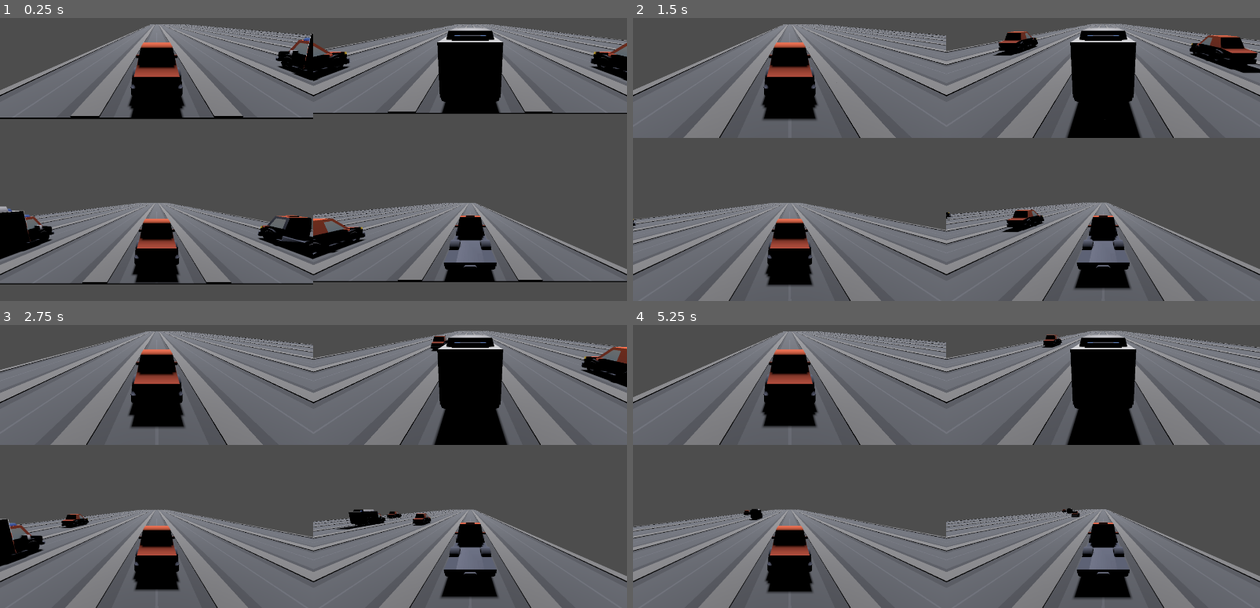
Above: before the commit, frames 1-4 (two rows, left to right).
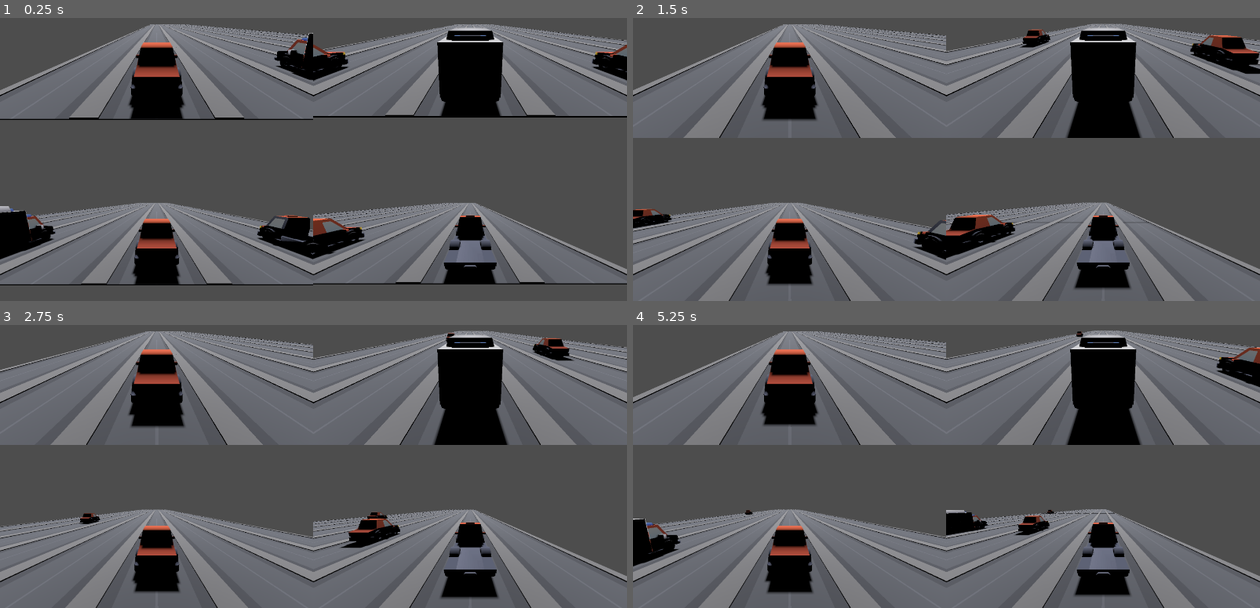
Above: after the commit, the same moments.

Repository: ethanbaedke/Race-Down-Roosevelt
Game: Godot game, scene res://race/race.tscn
Two runs of this game, one before a commit and one after it. Both use one fixed random seed, a clock stepped at 60 frames per second and the inputs below.
Inputs:
- Up to frame 1 (0.25 s): no input
- Up to frame 2 (1.5 s): tap Enter at 0.5 s; hold D 0.53-1.28 s; tap C at 0.6 s; hold A from 1.28 s (still down); tap X at 1.35 s
- Up to frame 3 (2.75 s): release A at 2.03 s; hold D from 2.03 s (still down); tap C at 2.1 s
- Up to frame 4 (5.25 s): tap X at 2.85, 4.35 s; release D at 3.53 s; hold A from 3.53 s (still down); tap C at 3.6, 5.1 s

The runs differ from the first frame. In frame 1, 2.8% of the frame differs, in the area x 0-100%, y 3-95%; in frame 2, 2.7%; in frame 3, 3.1%, in the area x 0-100%, y 2-95%; in frame 4, 2.7%.

Commit message:
Tuned top speed and acceleration values for racer vehicles

Diff:
--- a/race-down-roosevelt/vehicles/racer_vehicles/ambulance.tscn
+++ b/race-down-roosevelt/vehicles/racer_vehicles/ambulance.tscn
@@ -5,8 +5,8 @@
 
 [node name="Ambulance" type="Node3D" unique_id=1093534000]
 script = ExtResource("1_gwnj3")
-top_speed = 13
-acceleration = 3
+top_speed = 18
+acceleration = 6
 durability = 4
 weight = 5
 
--- a/race-down-roosevelt/vehicles/racer_vehicles/deliver_truck_flat.tscn
+++ b/race-down-roosevelt/vehicles/racer_vehicles/deliver_truck_flat.tscn
@@ -5,8 +5,8 @@
 
 [node name="DeliveryTruckFlat" type="Node3D" unique_id=1093534000]
 script = ExtResource("1_alup5")
-top_speed = 1
-acceleration = 5
+top_speed = 15
+acceleration = 7
 durability = 5
 weight = 4
 
--- a/race-down-roosevelt/vehicles/racer_vehicles/firetruck.tscn
+++ b/race-down-roosevelt/vehicles/racer_vehicles/firetruck.tscn
@@ -5,8 +5,8 @@
 
 [node name="Firetruck" type="Node3D" unique_id=1093534000]
 script = ExtResource("1_htnkw")
-top_speed = 9
-acceleration = 1
+top_speed = 17
+acceleration = 5
 durability = 6
 weight = 6
 
--- a/race-down-roosevelt/vehicles/racer_vehicles/race_car.tscn
+++ b/race-down-roosevelt/vehicles/racer_vehicles/race_car.tscn
@@ -5,7 +5,7 @@
 
 [node name="RaceCar" type="Node3D" unique_id=1093534000]
 script = ExtResource("1_1y6v6")
-top_speed = 21
-acceleration = 11
+top_speed = 20
+acceleration = 10
 
 [node name="RaceCarModel" parent="." unique_id=1702229935 instance=ExtResource("1_x1hy7")]
--- a/race-down-roosevelt/vehicles/racer_vehicles/racer_vehicle.gd
+++ b/race-down-roosevelt/vehicles/racer_vehicles/racer_vehicle.gd
@@ -7,10 +7,14 @@
 # 1-indexed, initialized as 0 since its an invalid lane number.
 var lane_number:int = 0
 
-const MAX_TOP_SPEED:int = 21
-const MAX_ACCELERATION:int = 11
+const MAX_TOP_SPEED:int = 20
+const MIN_TOP_SPEED:int = 15
+const MAX_ACCELERATION:int = 10
+const MIN_ACCELERATION:int = 5
 const MAX_DURABILITY:int = 6
+const MIN_DURABILITY:int = 1
 const MAX_WEIGHT:int = 6
+const MIN_WEIGHT:int = 1
 
 @export_range(1, MAX_TOP_SPEED) var top_speed:int = 10
 @export_range(1, MAX_ACCELERATION) var acceleration:int = 2
--- a/race-down-roosevelt/vehicles/racer_vehicles/sedan.tscn
+++ b/race-down-roosevelt/vehicles/racer_vehicles/sedan.tscn
@@ -5,8 +5,8 @@
 
 [node name="Sedan" type="Node3D" unique_id=1093534000]
 script = ExtResource("1_4rng7")
-top_speed = 5
-acceleration = 7
+top_speed = 16
+acceleration = 8
 durability = 3
 weight = 2
 
--- a/race-down-roosevelt/vehicles/racer_vehicles/sports_car.tscn
+++ b/race-down-roosevelt/vehicles/racer_vehicles/sports_car.tscn
@@ -5,7 +5,7 @@
 
 [node name="SportsCar" type="Node3D" unique_id=1093534000]
 script = ExtResource("1_meqtm")
-top_speed = 17
+top_speed = 19
 acceleration = 9
 durability = 2
 weight = 3
